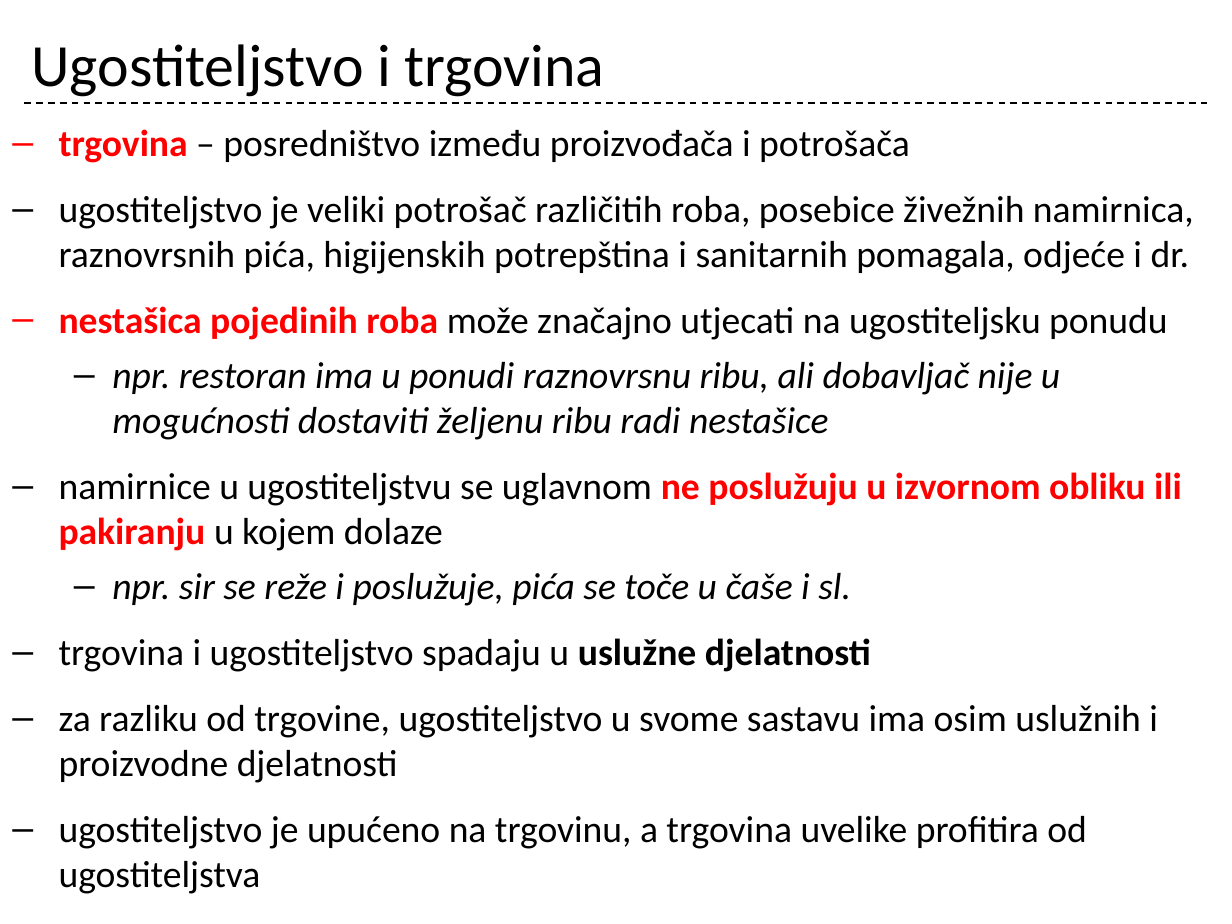
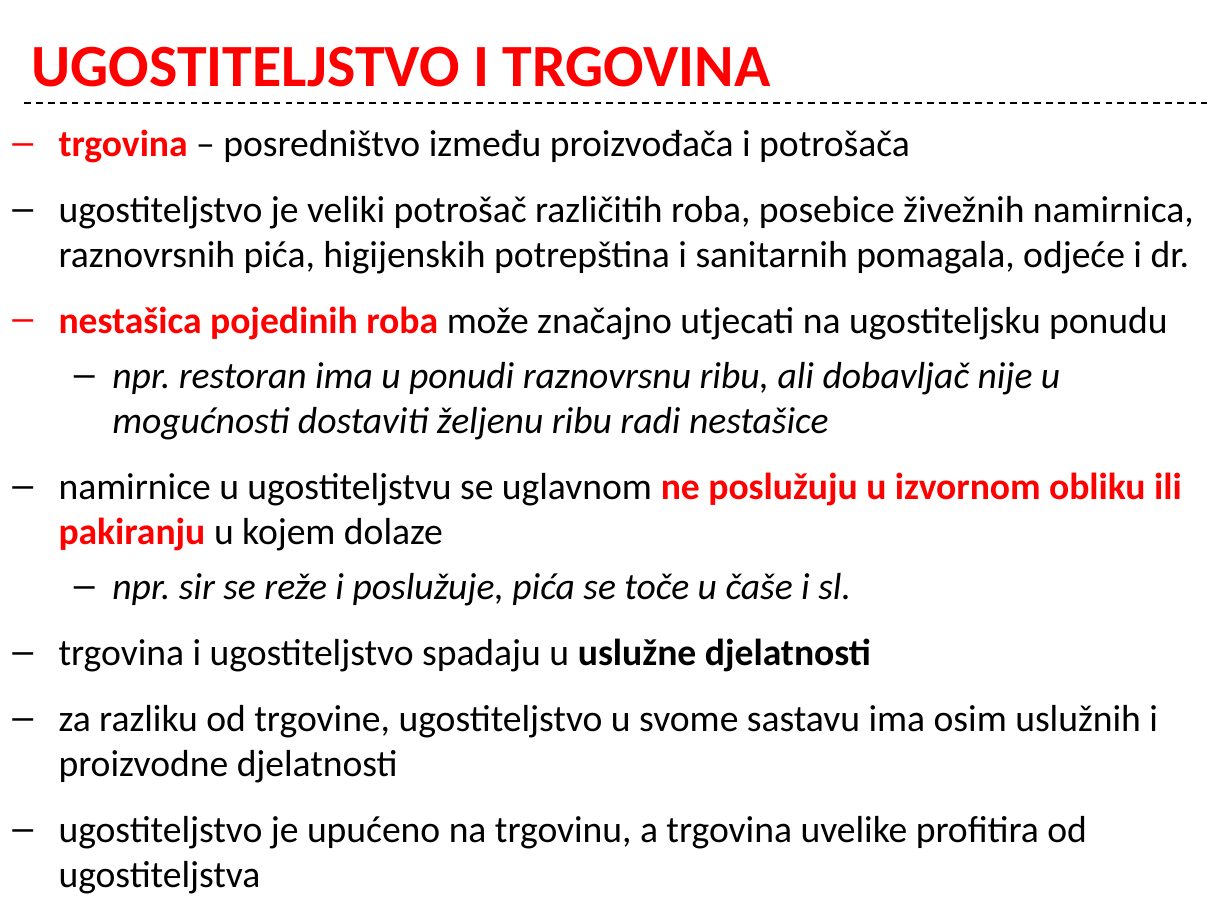
Before and after one commit to cornx/print, a slide deck: slide 22 of data/organizacija/002_Ugostiteljstvo_kao_gosp_djelatnost.pptx. Drawn at 1232x924 pixels with LibreOffice and Linux fonts; fonts in the diff are those of the drawing. Boxes give left, top, right and bottom in pixels: in the first picture for what was removed or moved away, otherwise in the second. Text is boxed around its words. In the diff, an @@ line names an element or a change of style, - is before the commit and + after.

```diff
--- a/data/organizacija/002_Ugostiteljstvo_kao_gosp_djelatnost.pptx
+++ b/data/organizacija/002_Ugostiteljstvo_kao_gosp_djelatnost.pptx
@@ title at box(32, 46, 771, 87): text changed; text colour #000000 to #FF0000; bold on @@
-Ugostiteljstvo i trgovina
+UGOSTITELJSTVO I TRGOVINA
```
Also in this commit, not shown: 24 other slides changed.
